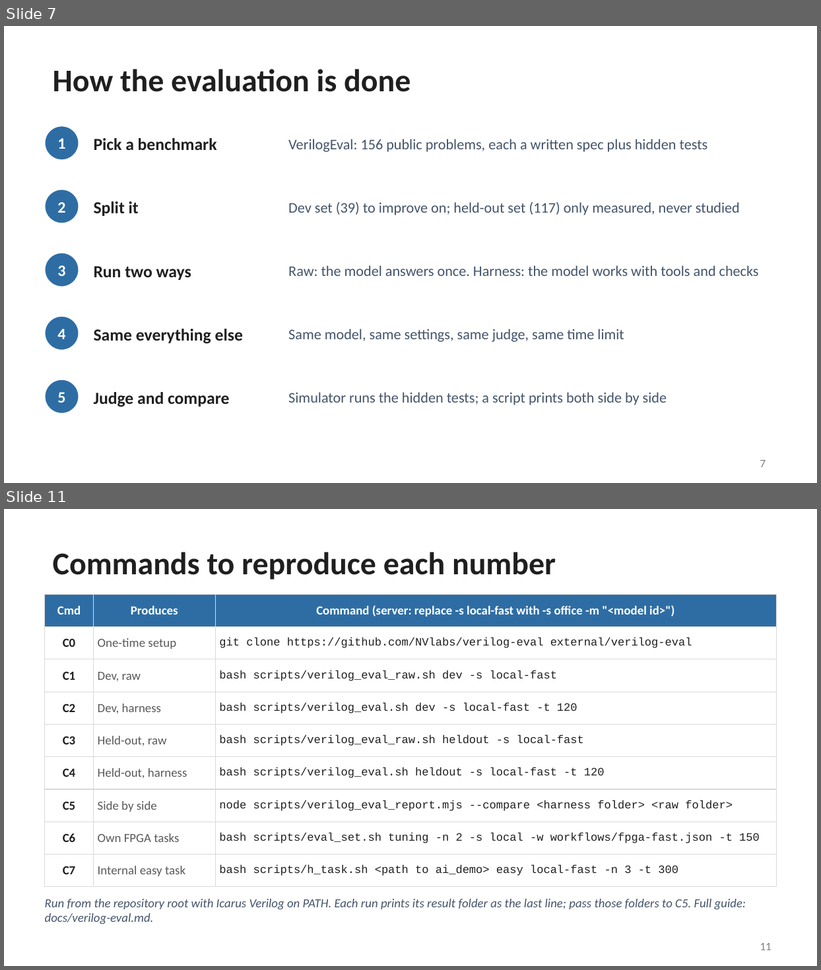
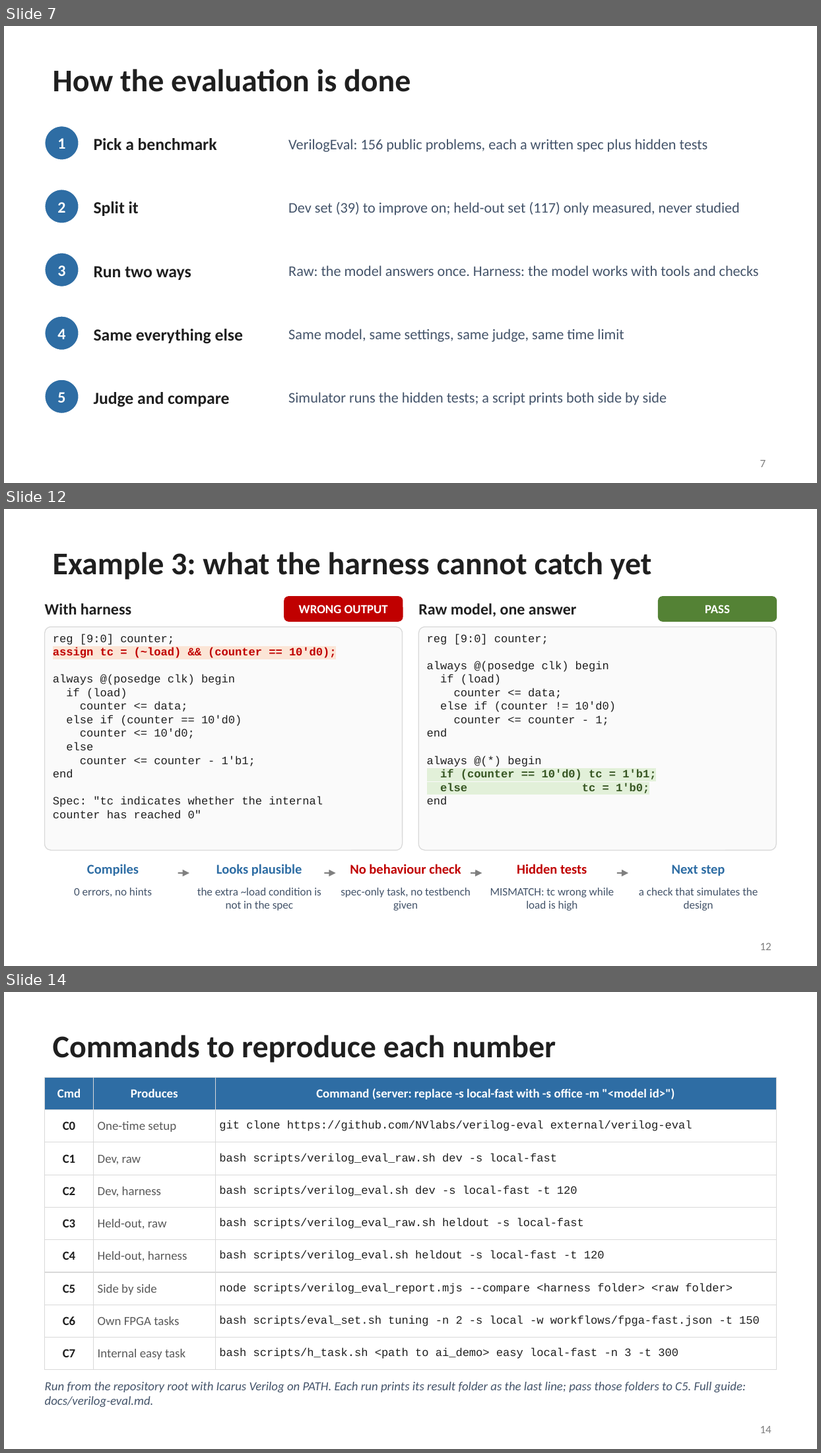
Before and after one commit to SiddharthaKR/agent_bench, a slide deck: docs/local-model-fpga-harness.pptx. Shown one above the other, each under a label of ours: slides 7 and 11 before the commit, slides 7, 12 and 14 after it; the slides between them are not shown. The pictures are 821x970 and 821x1453 pixels, drawn with LibreOffice and Linux fonts; fonts in the diff are those of the drawing. Boxes give left, top, right and bottom in pixels: in the first picture for what was removed or moved away, otherwise in the second. Text is boxed around its words. In the diff, an @@ line names an element or a change of style, - is before the commit and + after.

```diff
--- a/docs/local-model-fpga-harness.pptx
+++ b/docs/local-model-fpga-harness.pptx
@@ slide 12 added at [4, 509, 817, 966], background #FFFFFF @@
@@ title added at [53, 552, 651, 580], 28 pt, text #1F1F1F, bold @@
+Example 3: what the harness cannot catch yet
@@ text added at [45, 603, 131, 615], 14 pt, text #1F1F1F, bold @@
+With harness
@@ rounded rectangle added at [284, 597, 403, 621], fill #C00000, outline #C00000 1 pt @@
@@ text added at [299, 605, 388, 613], 11 pt, text #FFFFFF, bold @@
+WRONG OUTPUT
@@ text added at [418, 603, 576, 617], 14 pt, text #1F1F1F, bold @@
+Raw model, one answer
@@ rounded rectangle added at [659, 597, 776, 621], fill #548235, outline #548235 1 pt @@
@@ text added at [705, 605, 730, 613], 11 pt, text #FFFFFF, bold @@
+PASS
@@ rounded rectangle added at [45, 627, 403, 850], fill #FAFAFA, outline #D9D9D9 0.75 pt @@
@@ rounded rectangle added at [418, 627, 776, 850], fill #FAFAFA, outline #D9D9D9 0.75 pt @@
@@ text added at [53, 634, 337, 819], 10 pt, text #1F1F1F @@
+reg [9:0] counter;
+assign tc = (~load) && (counter == 10'd0);
+always @(posedge clk) begin
+if (load)
+counter <= data;
+else if (counter == 10'd0)
+counter <= 10'd0;
+else
+counter <= counter - 1'b1;
+end
+Spec: "tc indicates whether the internal
+counter has reached 0"
@@ text added at [427, 634, 656, 805], 10 pt, text #1F1F1F @@
+reg [9:0] counter;
+always @(posedge clk) begin
+if (load)
+counter <= data;
+else if (counter != 10'd0)
+counter <= counter - 1;
+end
+always @(*) begin
+if (counter == 10'd0) tc = 1'b1;
+else tc = 1'b0;
+end
@@ text added at [87, 864, 139, 877], 12 pt, text #2E6DA4, bold @@
+Compiles
@@ text added at [217, 864, 302, 877], 12 pt, text #2E6DA4, bold @@
+Looks plausible
@@ text added at [350, 864, 461, 874], 12 pt, text #C00000, bold @@
+No behaviour check
@@ text added at [517, 864, 587, 874], 12 pt, text #C00000, bold @@
+Hidden tests
@@ text added at [672, 865, 725, 877], 12 pt, text #2E6DA4, bold @@
+Next step
@@ arrow added from (178, 873) to (189, 873), #7F7F7F 1.25 pt @@
@@ arrow added from (324, 873) to (336, 873), #7F7F7F 1.25 pt @@
@@ arrow added from (471, 873) to (482, 873), #7F7F7F 1.25 pt @@
@@ arrow added from (617, 873) to (628, 873), #7F7F7F 1.25 pt @@
@@ text added at [74, 888, 152, 897], 10 pt, text #44546A @@
+0 errors, no hints
@@ text added at [197, 888, 321, 911], 10 pt, text #44546A @@
+the extra ~load condition is not in the spec
@@ text added at [341, 888, 471, 911], 10 pt, text #44546A @@
+spec-only task, no testbench given
@@ text added at [490, 888, 614, 911], 10 pt, text #44546A @@
+MISMATCH: tc wrong while load is high
@@ text added at [639, 888, 758, 911], 10 pt, text #44546A @@
+a check that simulates the design
@@ page number added at [760, 943, 772, 951], 10 pt, text #7F7F7F @@
+12
@@ what was slide 11 is now slide 14 @@
@@ page number at [760, 1426, 772, 1434]: text changed @@
-11
+14
```
Also in this commit, not shown: 3 slides changed, 2 other slides added.
